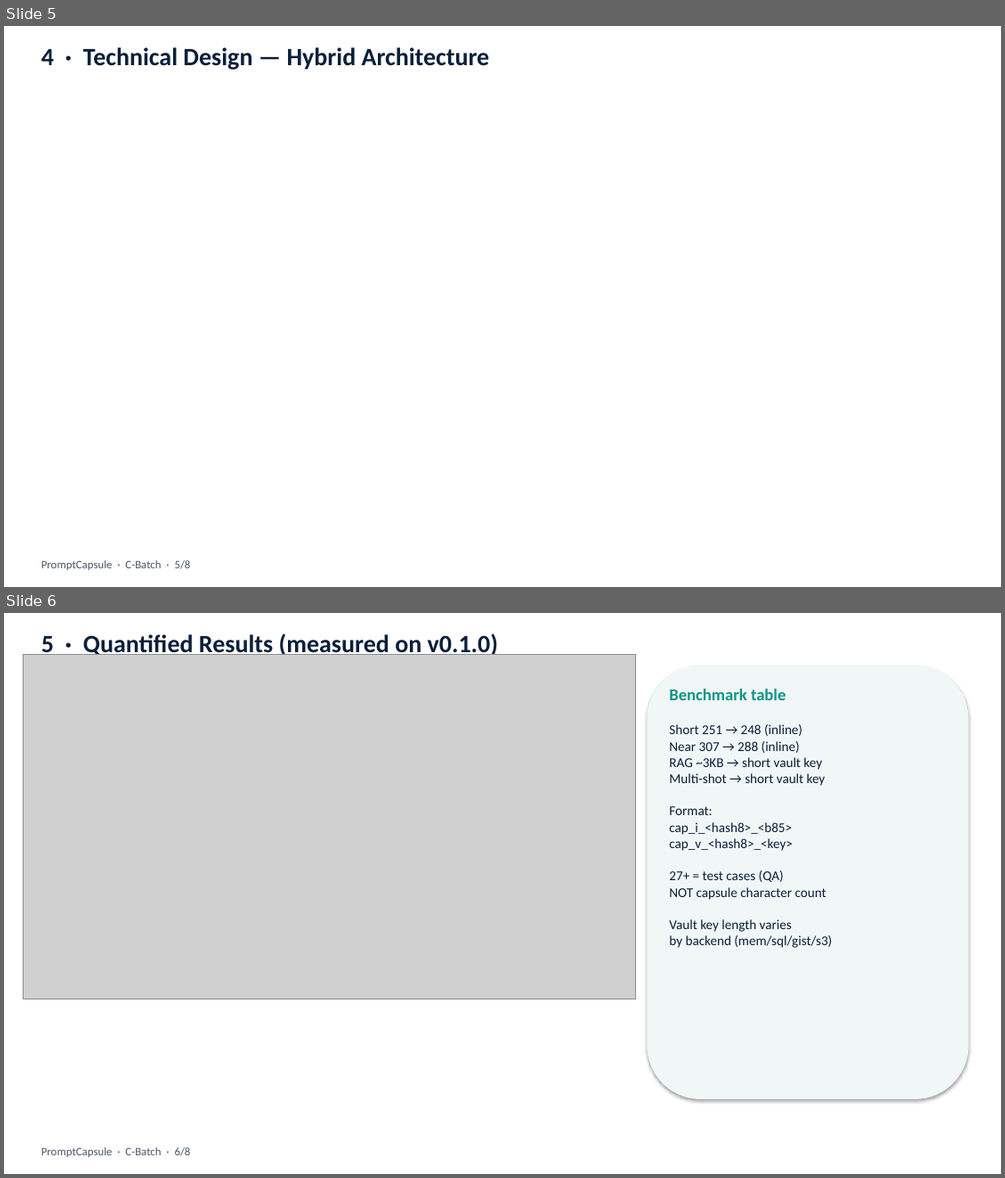
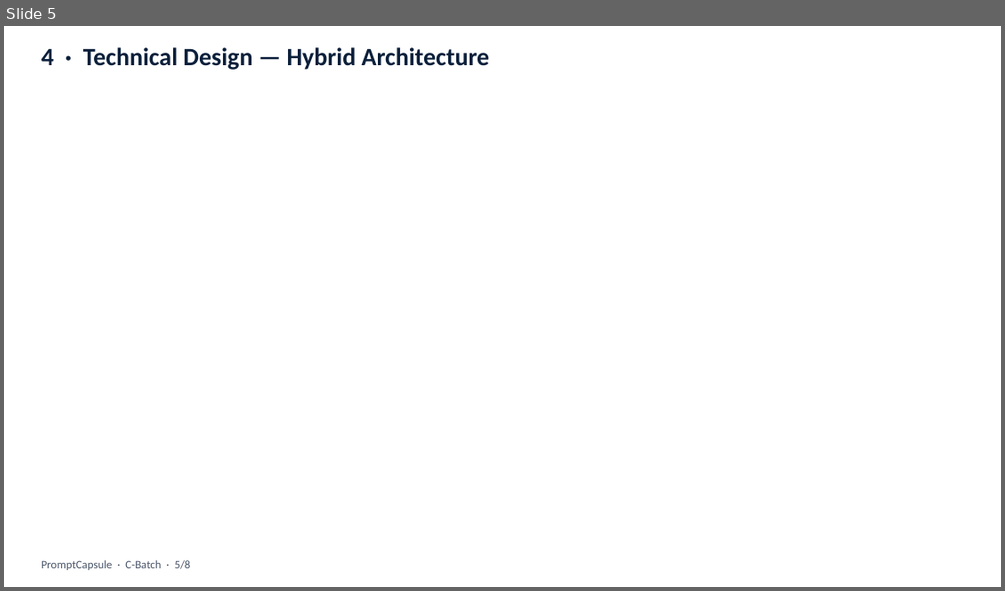
Before and after one commit to UdayaNirogi/promptcapsule, a slide deck: presentation/PromptCapsule_CBatch.pptx. Shown one above the other, each under a label of ours: slides 5 and 6 before the commit, slide 5 after it. The pictures are 1005x1178 and 1005x591 pixels, drawn with LibreOffice and Linux fonts; fonts in the diff are those of the drawing; grey boxes stand for pictures; background and template pictures are left out. Boxes give left, top, right and bottom in pixels: in the first picture for what was removed or moved away, otherwise in the second. Text is boxed around its words. In the diff, an @@ line names an element or a change of style, - is before the commit and + after.

```diff
--- a/presentation/PromptCapsule_CBatch.pptx
+++ b/presentation/PromptCapsule_CBatch.pptx
@@ slide 6 removed at (4,613,1001,1174), background #FFFFFF @@
@@ text removed at (41,633,498,658) @@
-5 · Quantified Results (measured on v0.1.0)
@@ picture removed at (23,654,636,999) @@
@@ rounded rectangle removed at (647,666,969,1099) @@
@@ text removed at (669,689,785,700) @@
-Benchmark table
@@ text removed at (669,724,832,948) @@
-Short 251 → 248 (inline)
-Near 307 → 288 (inline)
-RAG ~3KB → short vault key
-Multi-shot → short vault key
-Format:
-cap_i_<hash8>_<b85>
-cap_v_<hash8>_<key>
-27+ = test cases (QA)
-NOT capsule character count
-Vault key length varies
-by backend (mem/sql/gist/s3)
@@ text removed at (41,1147,191,1157) @@
-PromptCapsule · C-Batch · 6/8
```
Also in this commit, not shown: 4 slides changed, 1 slide added, 6 other files.
